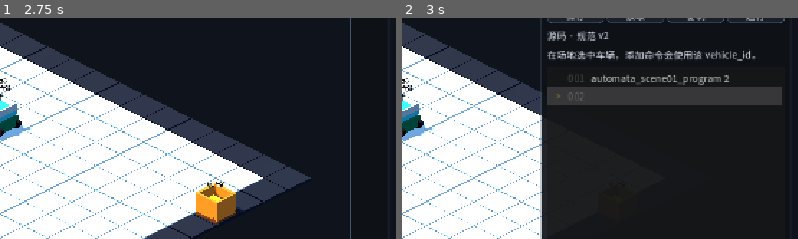
Above: before the commit, frames 1-2 (left to right).
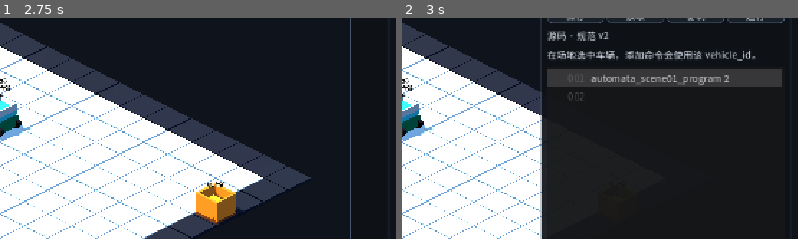
Above: after the commit, the same moments.

Repository: Ri0n72Y/automata
Game: Godot game, scene res://scenes/scene_01/scene_01_basic_packing.tscn
The game is run twice, just before and just after one commit, with the same random seed, the same clock (stepped at 60 frames per second) and the same inputs.
Inputs:
- Up to frame 1 (2.75 s): click "下一步" at 0.5 s; click "上一步" at 1.25 s; click "跳过教学" at 2 s
- Up to frame 2 (3 s): click "+" at 2.75 s
The pictures show only the part of the screen within x 50-100%, y 22-72%; the shares and areas given below are measured in that part.

Frame 1 is identical in both runs. In frame 2, 9.3% of the frame differs, in the area x 36-96%, y 23-40%.

Commit message:
[codex]refactor(scene-01): stop rebuilding static Program UI at runtime

Diff:
--- a/scripts/scene_01/scene_01_program_ui.gd
+++ b/scripts/scene_01/scene_01_program_ui.gd
@@ -35,8 +35,6 @@
 	_bind_runner()
 	_vehicle_selection.selection_changed.connect(_on_vehicle_selection_changed)
 	get_viewport().size_changed.connect(_apply_workspace_layout)
-	set_command_builder_expanded(false)
-	set_workspace_collapsed(true)
 	call_deferred("_initialize_editor")
 
 func _input(event: InputEvent) -> void:
@@ -45,10 +43,6 @@
 			get_viewport().gui_release_focus()
 
 func _initialize_editor() -> void:
-	%RotationOption.clear()
-	%RotationOption.add_item("顺时针 · D · +90°")
-	%RotationOption.add_item("逆时针 · A · -90°")
-	_set_source_text_internal(SupportScript.HEADER + "\n")
 	_parse_current_source(false)
 	_sync_builder_vehicle()
 
@@ -135,7 +129,11 @@
 		capabilities,
 		ProgramScript.StatementType.GRAB_DROP
 	)
-	_vehicle_label.text = vehicle.definition.display_name if vehicle != null and vehicle.definition != null else "未选择车辆 · 请在场地选择"
+	_vehicle_label.text = "当前车辆：%s" % (
+		vehicle.definition.display_name
+		if vehicle != null and vehicle.definition != null
+		else "未选择车辆"
+	)
 	%MoveLabel.visible = can_move
 	%MoveParams.visible = can_move
 	%AddMoveButton.visible = can_move
